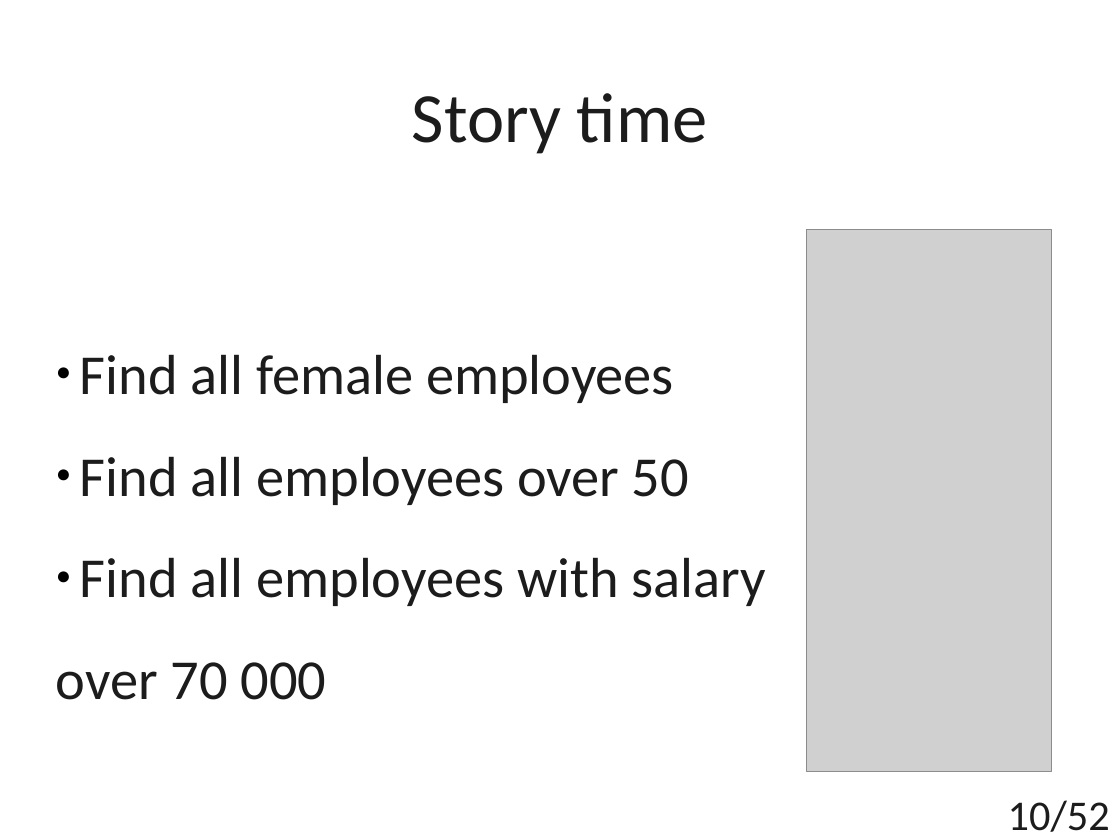
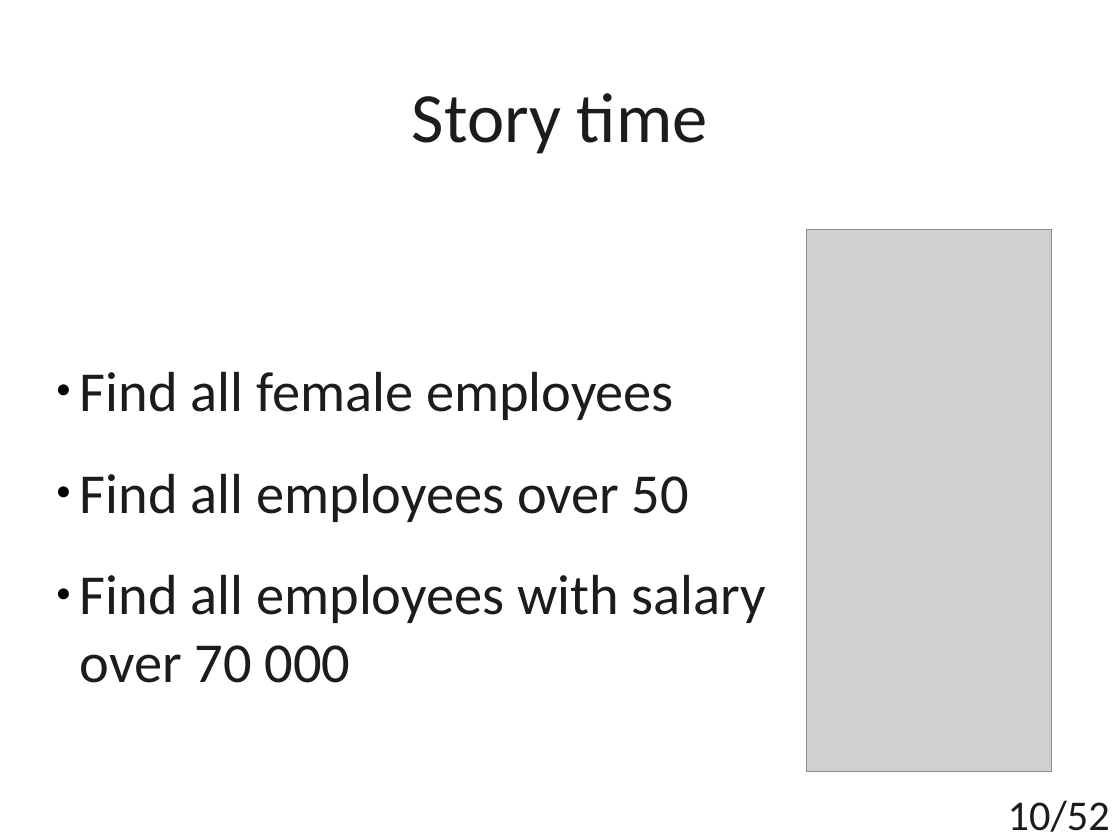
Before and after one commit to t4upl/java-streams-workshop, a slide deck: slide 10 of src/main/resources/editables/presentation.odp. Drawn at 1120x840 pixels with LibreOffice and Linux fonts; fonts in the diff are those of the drawing; grey boxes stand for pictures. Boxes give left, top, right and bottom in pixels: in the first picture for what was removed or moved away, otherwise in the second. Text is boxed around its words. In the diff, an @@ line names an element or a change of style, - is before the commit and + after.

```diff
--- a/src/main/resources/editables/presentation.odp
+++ b/src/main/resources/editables/presentation.odp
@@ subtitle at bbox=[80, 645, 351, 683]: indent changed; line spacing 1.5 to 1 @@
```
Also in this commit, not shown: 7 other slides changed, 3 other files.
